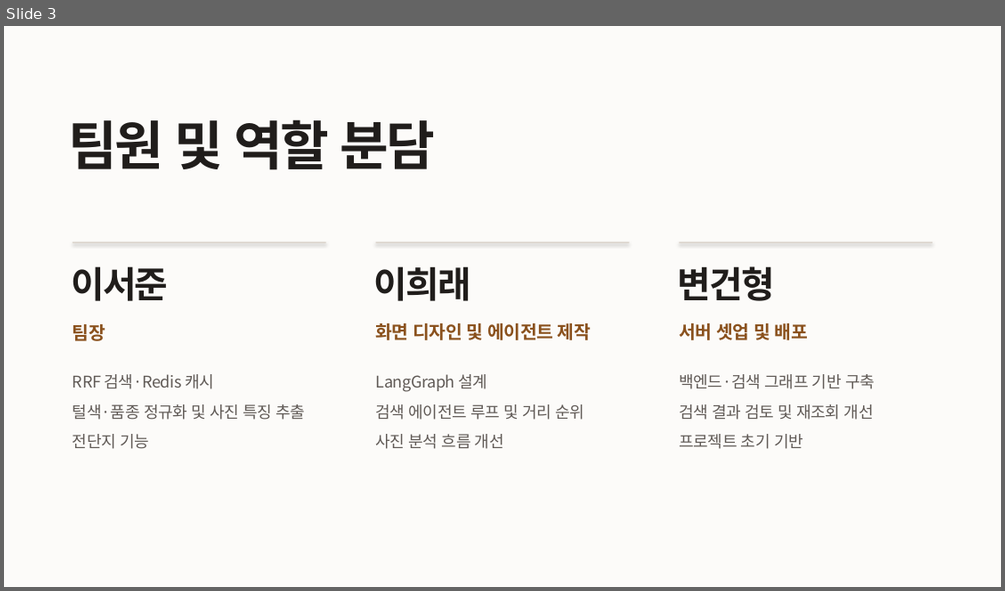
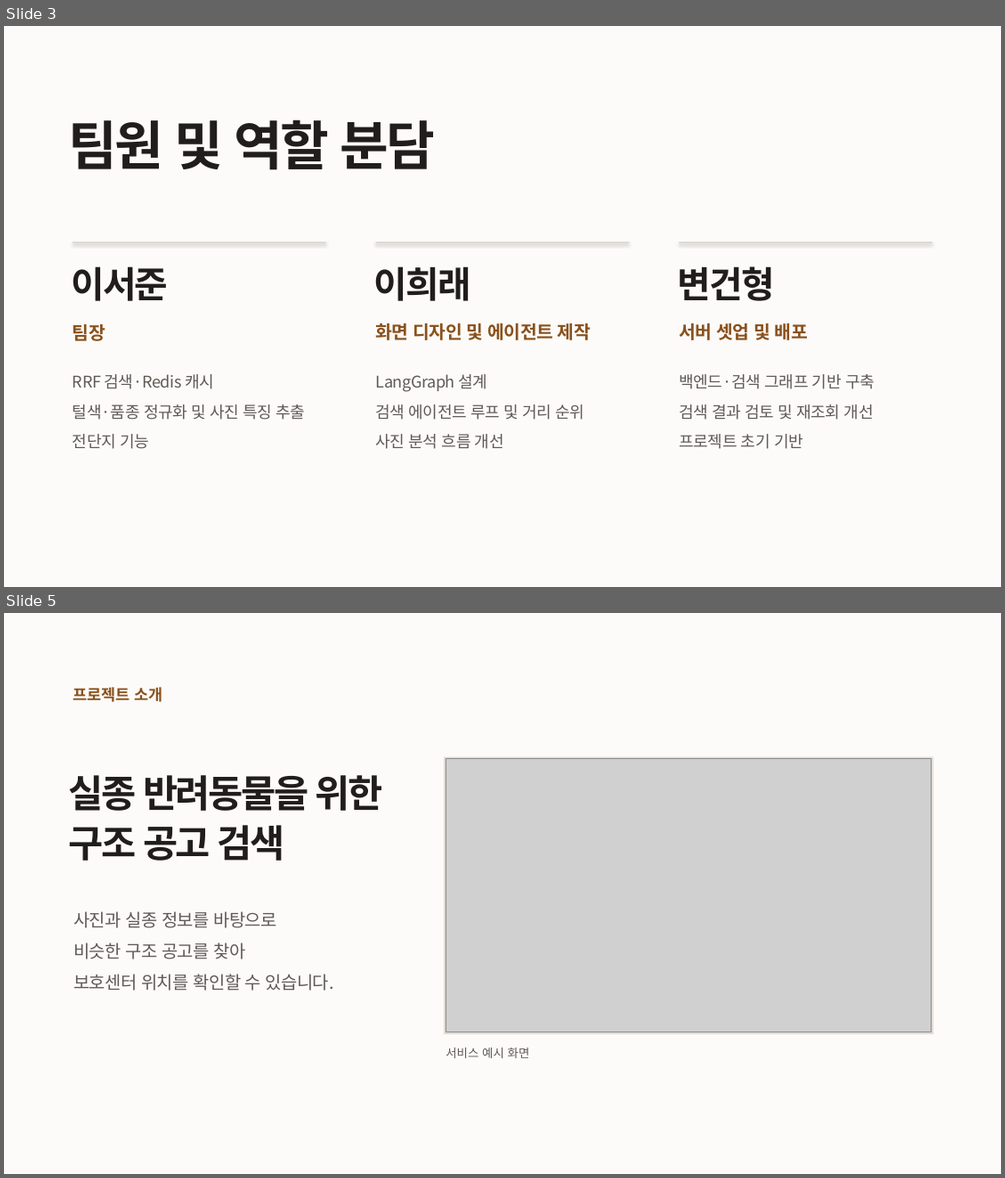
Before and after one commit to aio-03-p2-team1/aio-03-p2-team1, a slide deck: P2/ppt/dasimanna-team-intro.pptx. Shown one above the other, each under a label of ours: slide 3 before the commit, slides 3 and 5 after it; the slides between them are not shown. The pictures are 1005x591 and 1005x1178 pixels, drawn with LibreOffice and Linux fonts; fonts in the diff are those of the drawing; grey boxes stand for pictures. Boxes give left, top, right and bottom in pixels: in the first picture for what was removed or moved away, otherwise in the second. Text is boxed around its words. In the diff, an @@ line names an element or a change of style, - is before the commit and + after.

Commit message:
docs: 발표 PPT에 프로젝트 개요 추가

```diff
--- a/P2/ppt/dasimanna-team-intro.pptx
+++ b/P2/ppt/dasimanna-team-intro.pptx
@@ slide 5 added at <box>4,613,1001,1174</box>, background #FCFBF9 @@
@@ text added at <box>73,687,163,702</box>, 15 pt, text #8A511D, bold @@
+프로젝트 소개
@@ rectangle added at <box>444,756,933,1034</box>, fill #E2DBD4 @@
@@ picture added at <box>446,759,931,1032</box> @@
@@ text added at <box>69,775,383,811</box>, 36.5 pt, text #201D1B, bold @@
+실종 반려동물을 위한
@@ text added at <box>69,825,284,860</box>, 36.5 pt, text #201D1B, bold @@
+구조 공고 검색
@@ text added at <box>73,911,277,928</box>, 17 pt, text #605A56 @@
+사진과 실종 정보를 바탕으로
@@ text added at <box>73,942,245,959</box>, 17 pt, text #605A56 @@
+비슷한 구조 공고를 찾아
@@ text added at <box>73,973,334,990</box>, 17 pt, text #605A56 @@
+보호센터 위치를 확인할 수 있습니다.
@@ text added at <box>445,1047,530,1058</box>, 11.5 pt, text #605A56 @@
+서비스 예시 화면
```
Also in this commit, not shown: 3 other slides added, 1 other file.
